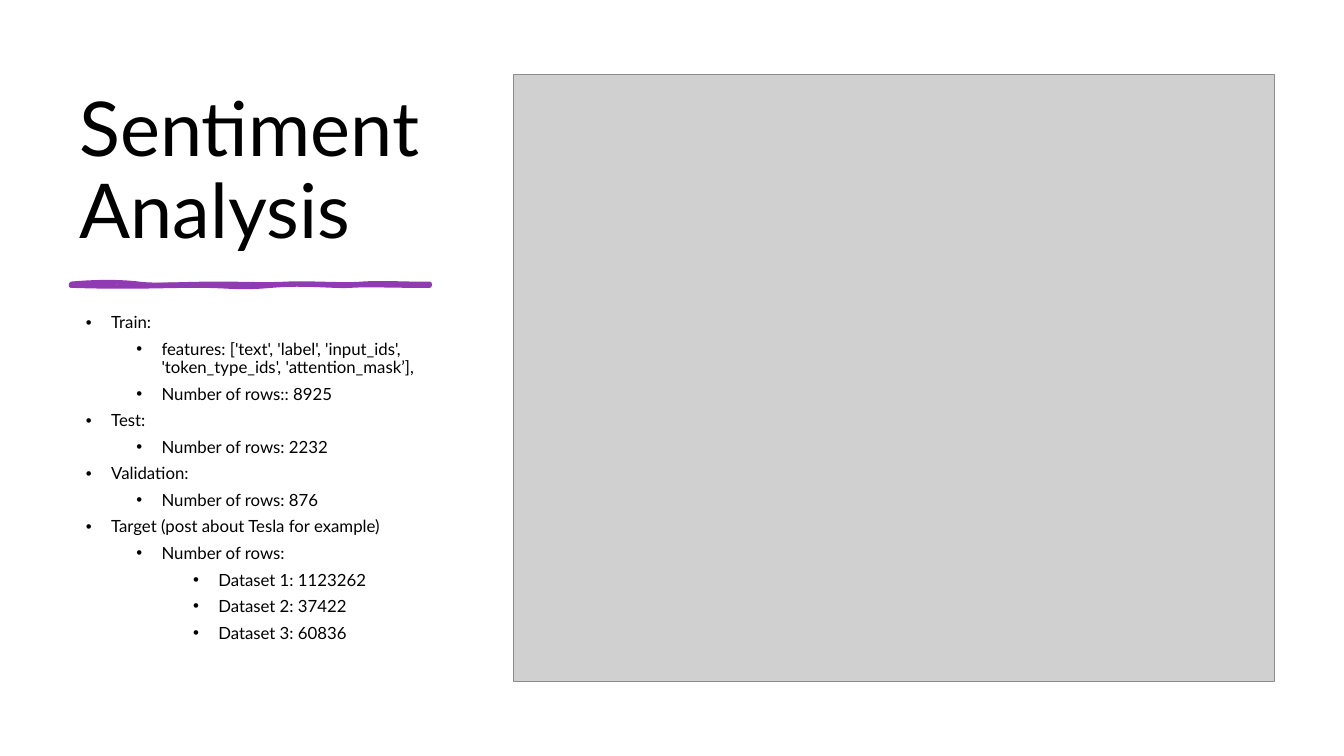
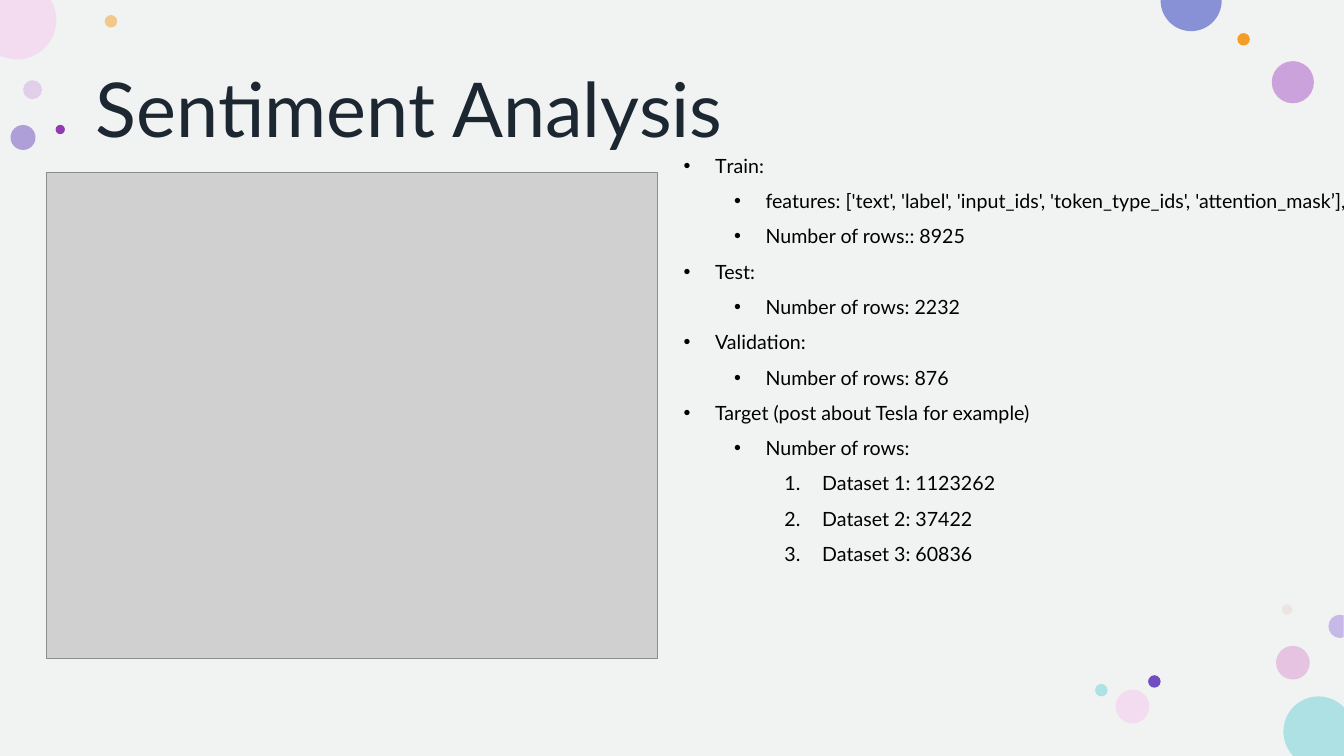
Before and after one commit to howie-zeng/Analyzing-Retail-Sentiment-and-Detecting-Trading-Signals, a slide deck: slide 7 of Presentation.pptx (slide 6 before the commit). Drawn at 1344x756 pixels with LibreOffice and Linux fonts; fonts in the diff are those of the drawing; grey boxes stand for pictures. Boxes give left, top, right and bottom in pixels: in the first picture for what was removed or moved away, otherwise in the second. Text is boxed around its words. In the diff, an @@ line names an element or a change of style, - is before the commit and + after.

```diff
--- a/Presentation.pptx
+++ b/Presentation.pptx
@@ rectangle removed at <box>0,0,1344,756</box> @@
@@ rectangle added at <box>0,0,1344,756</box>, fill #F0F3F1 @@
@@ title "Sentiment Analysis": place and size @@
-title "Sentiment Analysis" at <box>80,100,420,251</box>
+title "Sentiment Analysis" at <box>96,81,722,150</box>
@@ title "Sentiment Analysis" at <box>96,81,722,150</box>: text colour #000000 to #1C2732; vertical alignment bottom to middle @@
@@ group added at <box>10,15,1315,723</box>: 11 ellipses @@
@@ text "Train:": place and size @@
-text "Train:" at <box>111,315,414,639</box>
+text "Train:" at <box>715,158,1344,561</box>
@@ text "Train:" at <box>715,158,1344,561</box>: size 12 to 14 pt; indent changed; line spacing 0.9 to 1.5; less space between paragraphs; bullet • to 1. @@
@@ picture: place and size @@
-picture at <box>513,75,1274,682</box>
+picture at <box>46,172,657,659</box>
@@ freeform shape removed at <box>71,283,430,285</box> @@
```
Also in this commit, not shown: 7 other slides changed, 1 slide added.
